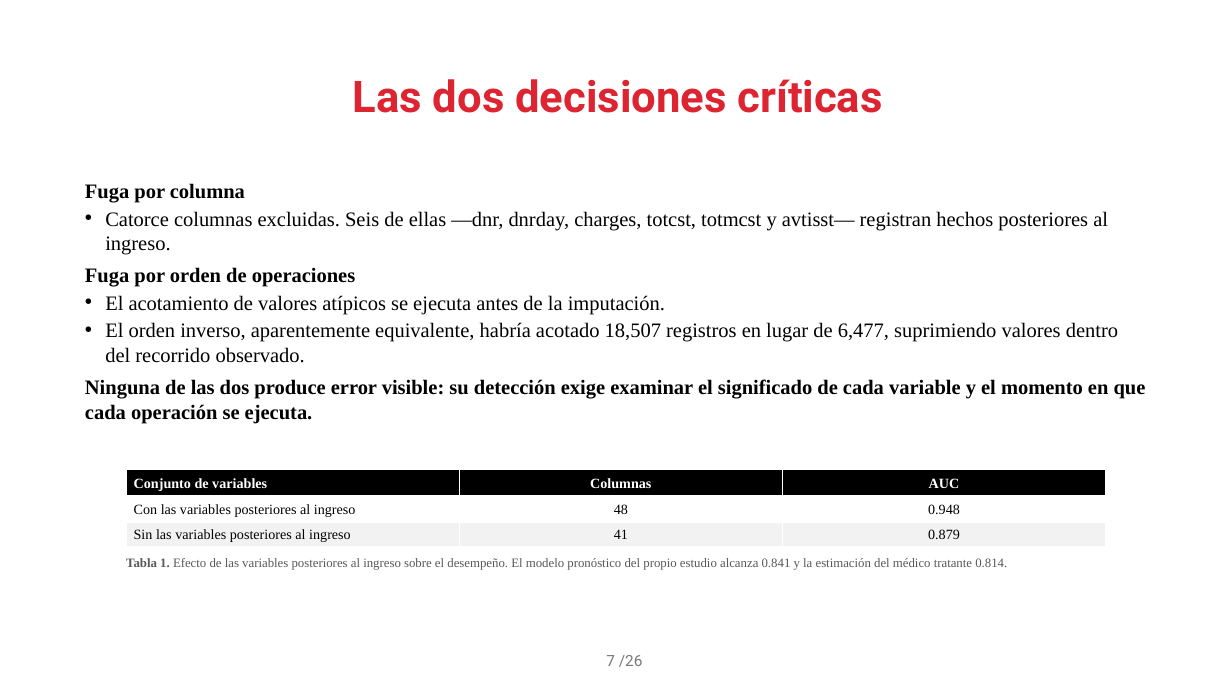
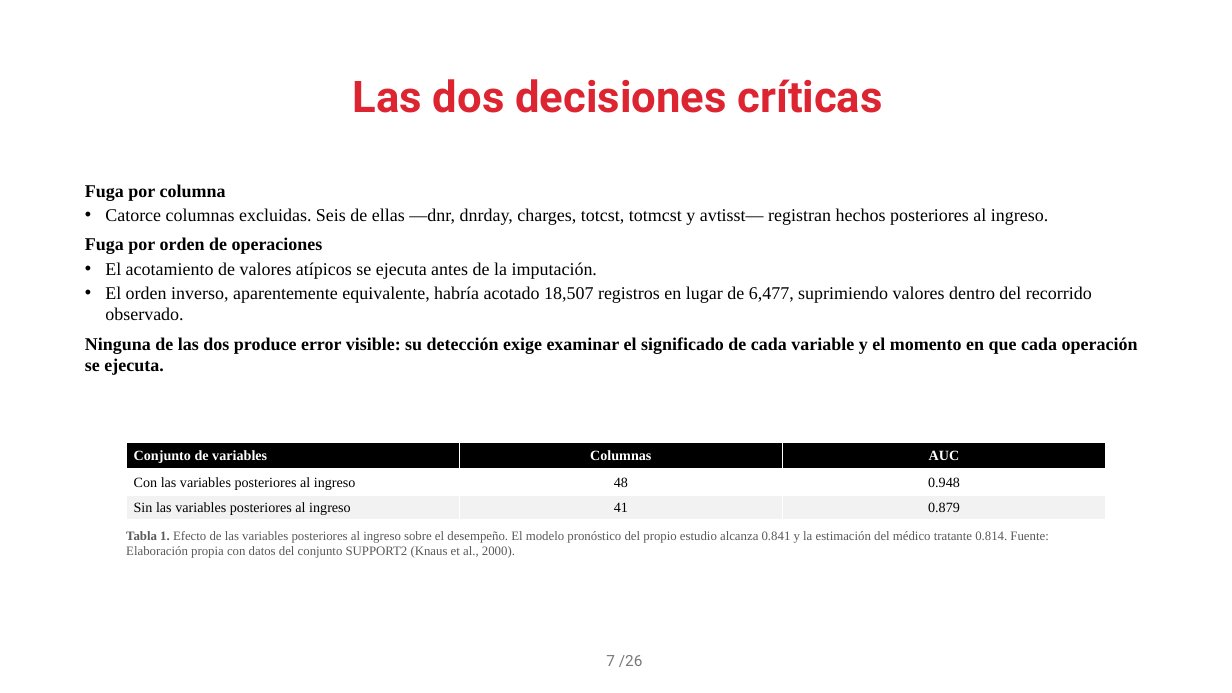
Before and after one commit to JozMdz/Realidad_Virtual, a slide deck: slide 7 of presentacion/proyecto_integrador.pptx. Drawn at 1232x693 pixels with LibreOffice and Linux fonts; fonts in the diff are those of the drawing; background and template pictures are left out. Boxes give left, top, right and bottom in pixels: in the first picture for what was removed or moved away, otherwise in the second. Text is boxed around its words. In the diff, an @@ line names an element or a change of style, - is before the commit and + after.

```diff
--- a/presentacion/proyecto_integrador.pptx
+++ b/presentacion/proyecto_integrador.pptx
@@ text "Fuga por columna" at [85, 184, 1138, 375]: size 16 to 14 pt @@
@@ table: place and size @@
-table at [127, 470, 1106, 547]
+table at [127, 443, 1106, 520]
@@ text at [126, 531, 1048, 558]: text changed @@
-Tabla 1. Efecto de las variables posteriores al ingreso sobre el desempeño. El modelo pronóstico del propio estudio alcanza 0.841 y la estimación del médico tratante 0.814.
+Tabla 1. Efecto de las variables posteriores al ingreso sobre el desempeño. El modelo pronóstico del propio estudio alcanza 0.841 y la estimación del médico tratante 0.814. Fuente: Elaboración propia con datos del conjunto SUPPORT2 (Knaus et al., 2000).
```
Also in this commit, not shown: 12 other slides changed, 2 other files.
